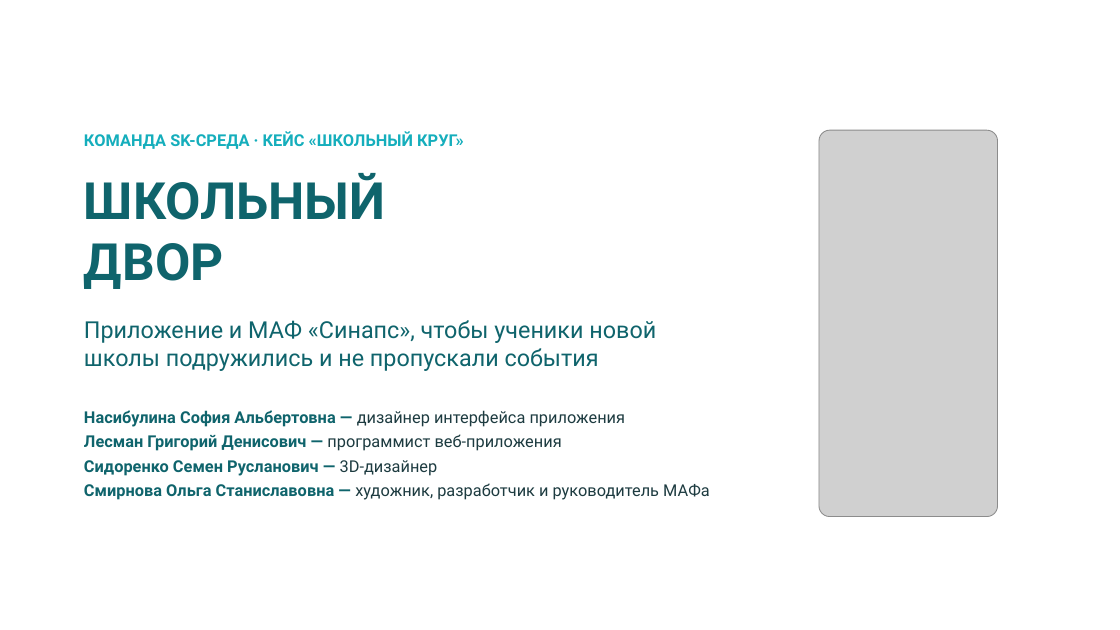
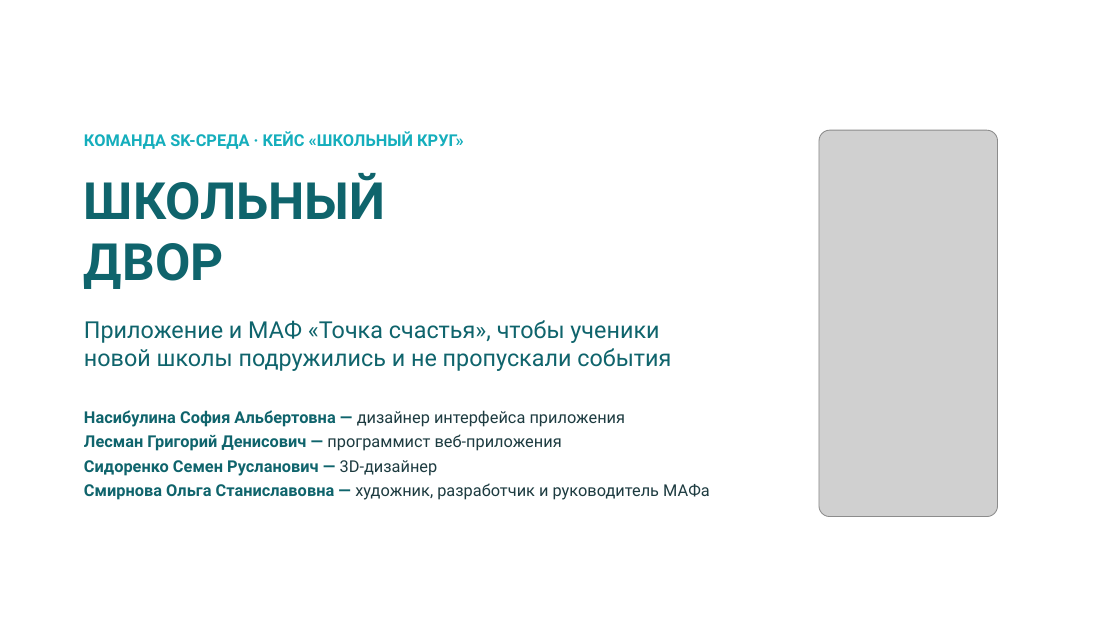
Before and after one commit to bnhogpad228/school-app, a slide deck: slide 1 of presentation/shkolny-dvor-SK-sreda.pptx. Drawn at 1120x630 pixels with LibreOffice and Linux fonts; fonts in the diff are those of the drawing; grey boxes stand for pictures; background and template pictures are left out. Boxes give left, top, right and bottom in pixels: in the first picture for what was removed or moved away, otherwise in the second. Text is boxed around its words. In the diff, an @@ line names an element or a change of style, - is before the commit and + after.

```diff
--- a/presentation/shkolny-dvor-SK-sreda.pptx
+++ b/presentation/shkolny-dvor-SK-sreda.pptx
@@ text at <box>84,320,671,371</box>: text changed @@
-Приложение и МАФ «Синапс», чтобы ученики новой школы подружились и не пропускали события
+Приложение и МАФ «Точка счастья», чтобы ученики новой школы подружились и не пропускали события
```
Also in this commit, not shown: 1 other slide changed, 1 other file.
